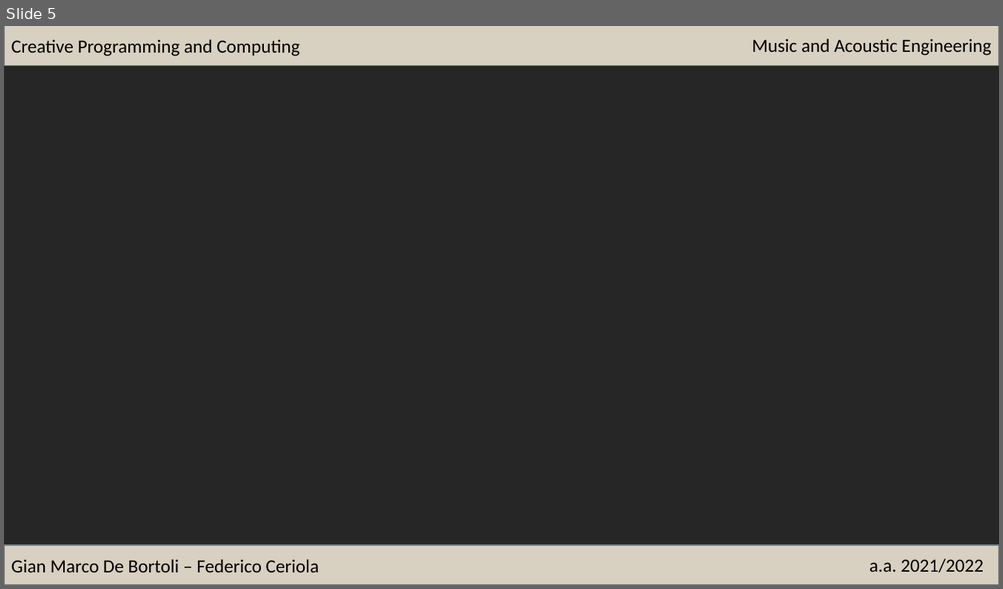
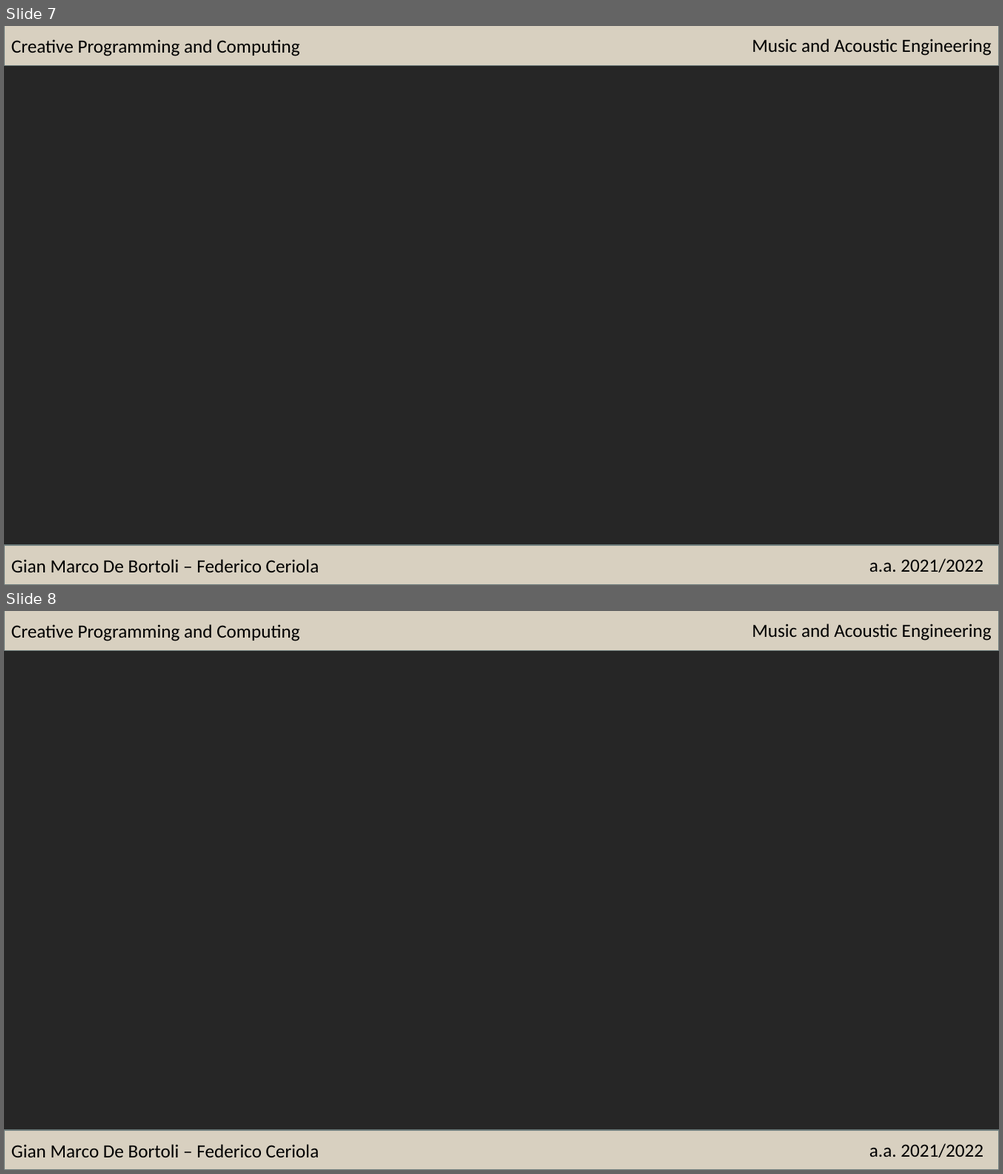
Before and after one commit to fCeriola/CPC_project, a slide deck: Proposta progetto.pptx. Shown one above the other, each under a label of ours: slide 5 before the commit, slides 7 and 8 after it. The pictures are 1003x589 and 1003x1174 pixels, drawn with LibreOffice and Linux fonts; fonts in the diff are those of the drawing. Boxes give left, top, right and bottom in pixels: in the first picture for what was removed or moved away, otherwise in the second. Text is boxed around its words. In the diff, an @@ line names an element or a change of style, - is before the commit and + after.

```diff
--- a/Proposta progetto.pptx
+++ b/Proposta progetto.pptx
@@ slide 8 added at box(4, 611, 999, 1170), background #262626; not listed: 1 template element that a slide beside it also shows @@
@@ rectangle added at box(4, 611, 999, 1170), fill #262626 @@
@@ rectangle added at box(4, 611, 999, 650), fill #D8D0C0, outline #6F7D7D 1 pt, 18 pt, text #000000 @@
+Creative Programming and Computing
@@ text added at box(751, 624, 991, 641), 18 pt, text #000000 @@
+Music and Acoustic Engineering
@@ rectangle added at box(4, 1131, 999, 1170), fill #D8D0C0, outline #6F7D7D 1 pt, 18 pt, text #000000 @@
+Gian Marco De Bortoli – Federico Ceriola
@@ text added at box(869, 1144, 983, 1158), 18 pt, text #000000 @@
+a.a. 2021/2022
@@ what was slide 5 is now slide 7 @@
```
Also in this commit, not shown: 2 other slides added.
